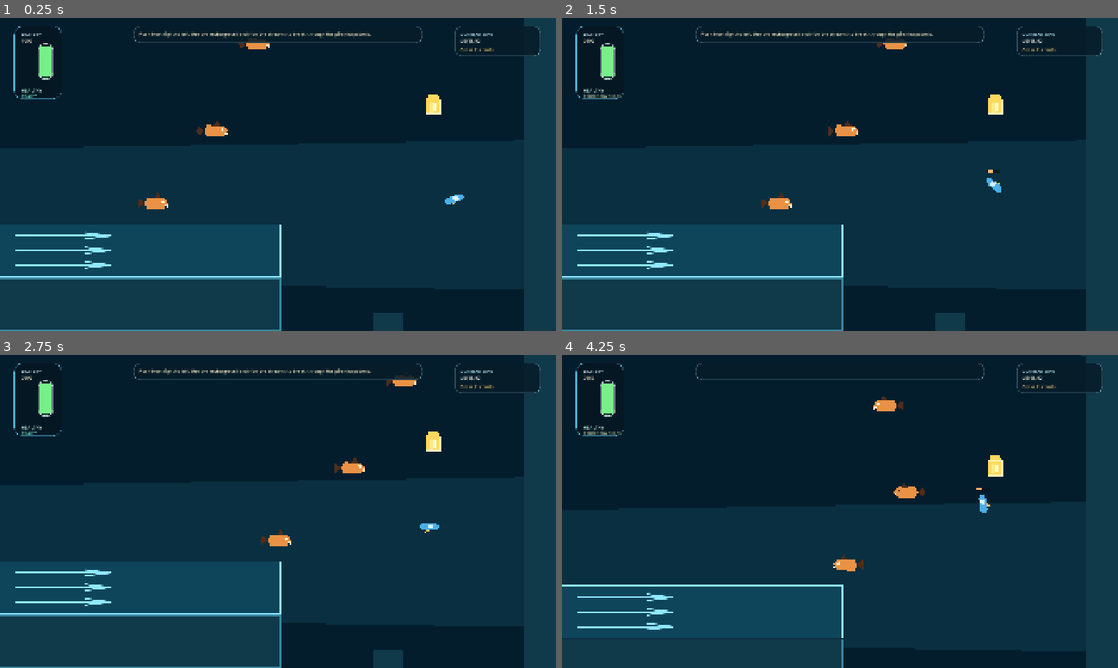
Above: before the commit, frames 1-4 (two rows, left to right).
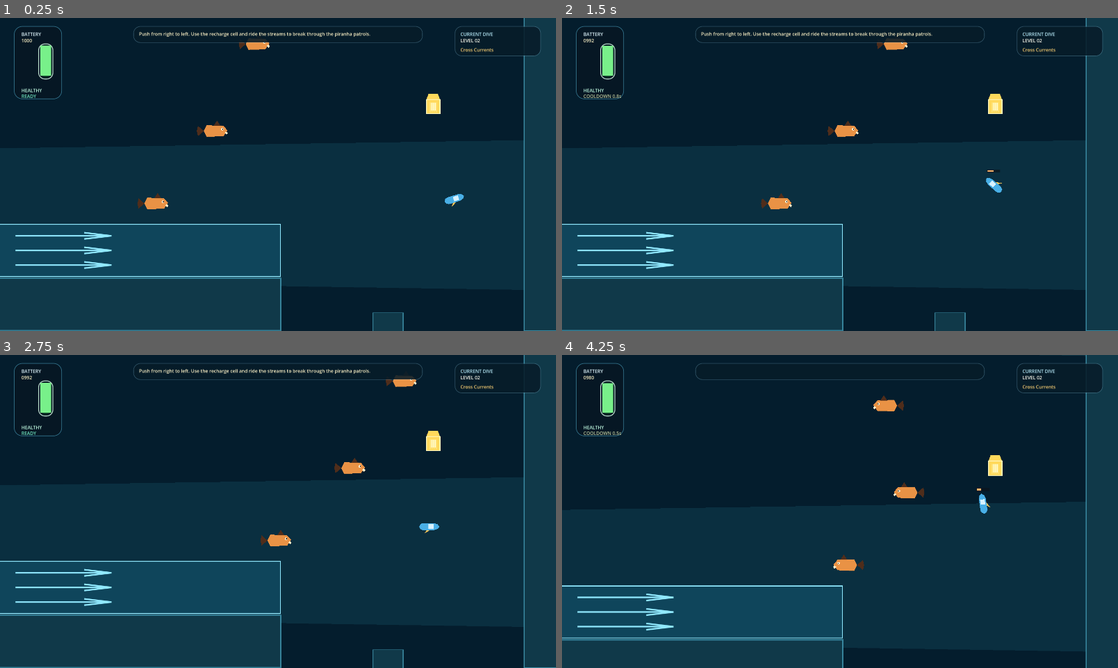
Above: after the commit, the same moments.

Repository: ashtton/scuba-rage-game
Game: Godot game, scene res://scenes/level_2.tscn
The game is run twice, just before and just after one commit, with the same random seed, the same clock (stepped at 60 frames per second) and the same inputs.
Inputs (mouse positions are in pixels of both pictures, inside the frame that each line leads up to):
- Up to frame 1 (0.25 s): no input
- Up to frame 2 (1.5 s): tap Enter at 0.5 s; move the mouse to (962, 158) at 0.52 s; tap R at 0.6 s; click (962, 158) at 0.67 s; tap Space at 0.77 s; drag from (728, 190) to (623, 249) at 1.27 s
- Up to frame 3 (2.75 s): move the mouse to (333, 442) at 2.02 s; tap R at 2.1 s; click (333, 442) at 2.17 s
- Up to frame 4 (4.25 s): drag from (812, 574) to (967, 380) at 2.77 s; move the mouse to (1006, 558) at 3.52 s; tap R at 3.6 s; click (1006, 558) at 3.67 s; tap Space at 3.77 s

The runs differ from the first frame. In frame 1, 2.6% of the frame differs, in the area x 0-100%, y 0-100%; in frame 2, 2.6%; in frame 3, 2.6%; in frame 4, 2.5%.

Commit message:
Began level 1 design, and fixed camera movement--ish

Diff:
--- a/project.godot
+++ b/project.godot
@@ -23,12 +23,11 @@
 
 window/size/viewport_width=1920
 window/size/viewport_height=1080
-window/stretch/mode="canvas_items"
-window/stretch/aspect="expand"
+window/stretch/mode="viewport"
 
 [editor_plugins]
 
-enabled=PackedStringArray("res://addons/godot_with_u/plugin.cfg")
+enabled=PackedStringArray()
 
 [physics]
 
--- a/scenes/level_01new.tscn
+++ b/scenes/level_01new.tscn
@@ -11,16 +11,8 @@
 [node name="Hazards" type="Node2D" parent="World" unique_id=455956040]
 position = Vector2(-2676, 485)
 
-[node name="L1GiantJellyCeiling" parent="World/Hazards" unique_id=1217200783 instance=ExtResource("1_vlcp2")]
-position = Vector2(1160, 1360)
-rotation = 3.1415927
-size = Vector2(980, 58)
-contact_mode = 1
-jellyfish_bounce_speed = 1180.0
-jellyfish_stun_duration = 2.5
-
 [node name="L1GiantJellyRidgeA" parent="World/Hazards" unique_id=338657896 instance=ExtResource("1_vlcp2")]
-position = Vector2(560, 1670)
+position = Vector2(4366.0005, 424.99988)
 rotation = -0.2617994
 size = Vector2(420, 52)
 contact_mode = 1
@@ -28,48 +20,25 @@
 jellyfish_stun_duration = 2.2
 
 [node name="L1GiantJellyRidgeB" parent="World/Hazards" unique_id=792541133 instance=ExtResource("1_vlcp2")]
-position = Vector2(1380, 1600)
-rotation = 0.13962634
+position = Vector2(4454.0005, -299.00024)
+rotation = -2.2899468
 size = Vector2(460, 56)
 contact_mode = 1
 jellyfish_bounce_speed = 1060.0
 jellyfish_stun_duration = 2.35
 
 [node name="L1GiantJellyRightWall" parent="World/Hazards" unique_id=1553250556 instance=ExtResource("1_vlcp2")]
-position = Vector2(2280, 1490)
+position = Vector2(4574, -476)
 rotation = 1.5358897
 size = Vector2(760, 50)
 contact_mode = 1
 jellyfish_bounce_speed = 1120.0
 jellyfish_stun_duration = 2.6
 
-[node name="L2GiantJellyFloor" parent="World/Hazards" unique_id=2097818066 instance=ExtResource("1_vlcp2")]
-position = Vector2(1340, 360)
-size = Vector2(1160, 60)
-contact_mode = 1
-jellyfish_bounce_speed = 1140.0
-jellyfish_stun_duration = 2.6
-
-[node name="L2GiantJellyCeiling" parent="World/Hazards" unique_id=1669138432 instance=ExtResource("1_vlcp2")]
-position = Vector2(1300, -220)
-rotation = 3.1415927
-size = Vector2(1180, 60)
-contact_mode = 1
-jellyfish_bounce_speed = 1120.0
-jellyfish_stun_duration = 2.45
-
 [node name="L2WallJellyLeft" parent="World/Hazards" unique_id=1922873668 instance=ExtResource("1_vlcp2")]
-position = Vector2(480, -760)
+position = Vector2(4576, 594)
 rotation = -1.6057029
 size = Vector2(520, 46)
-contact_mode = 1
-jellyfish_bounce_speed = 1020.0
-jellyfish_stun_duration = 2.1
-
-[node name="L2WallJellyRight" parent="World/Hazards" unique_id=1919335441 instance=ExtResource("1_vlcp2")]
-position = Vector2(2090, -610)
-rotation = 1.5707964
-size = Vector2(540, 46)
 contact_mode = 1
 jellyfish_bounce_speed = 1020.0
 jellyfish_stun_duration = 2.1
@@ -77,17 +46,96 @@
 [node name="Walls" type="Node2D" parent="World" unique_id=1345264029]
 
 [node name="Ceiling" parent="World/Walls" unique_id=265458051 instance=ExtResource("2_xixfx")]
-position = Vector2(1692, -112)
-size = Vector2(4000, 120)
+position = Vector2(4178, -30)
+size = Vector2(10000, 120)
 
 [node name="Floor" parent="World/Walls" unique_id=1369240518 instance=ExtResource("2_xixfx")]
-position = Vector2(1701, 1161)
-size = Vector2(4000, 120)
+position = Vector2(4137, 1092)
+size = Vector2(10000, 120)
 
 [node name="Left Wall" parent="World/Walls" unique_id=1033195109 instance=ExtResource("2_xixfx")]
-position = Vector2(87, 440)
+position = Vector2(42.999992, 519)
 rotation = -1.5606186
-size = Vector2(1000, 120)
+size = Vector2(1200, 120)
 
 [node name="Player" parent="World" unique_id=1886926597 instance=ExtResource("1_jt2hw")]
-position = Vector2(255, 829)
+position = Vector2(237, 836)
+
+[node name="Camera2D2" type="Camera2D" parent="World/Player" unique_id=1160842036]
+position = Vector2(-5, 0)
+offset = Vector2(750, -300)
+limit_left = -10000000
+limit_top = -10000000
+limit_right = 10000000
+limit_bottom = 10000000
+limit_smoothed = true
+position_smoothing_enabled = true
+position_smoothing_speed = 10.0
+drag_horizontal_enabled = true
+drag_vertical_enabled = true
+drag_left_margin = 0.0
+drag_top_margin = 0.0
+drag_right_margin = 0.0
+drag_bottom_margin = 0.0
+
+[node name="L2GiantJellyFloor2" parent="World" unique_id=1100096671 instance=ExtResource("1_vlcp2")]
+position = Vector2(2343, 1009)
+size = Vector2(1160, 60)
+contact_mode = 1
+jellyfish_bounce_speed = 1140.0
+jellyfish_stun_duration = 2.6
+
+[node name="L2GiantJellyFloor" parent="World/L2GiantJellyFloor2" unique_id=428771423 instance=ExtResource("1_vlcp2")]
+position = Vector2(1156, -2)
+size = Vector2(1160, 60)
+contact_mode = 1
+jellyfish_bounce_speed = 1140.0
+jellyfish_stun_duration = 2.6
+
+[node name="L2GiantJellyFloor2" parent="World/L2GiantJellyFloor2/L2GiantJellyFloor" unique_id=2097818066 instance=ExtResource("1_vlcp2")]
+position = Vector2(-2312, 4)
+size = Vector2(1160, 60)
+contact_mode = 1
+jellyfish_bounce_speed = 1140.0
+jellyfish_stun_duration = 2.6
+
+[node name="L2GiantJellyFloor" parent="World/L2GiantJellyFloor2/L2GiantJellyFloor" unique_id=1264788475 instance=ExtResource("1_vlcp2")]
+position = Vector2(1164, -6)
+size = Vector2(1160, 60)
+contact_mode = 1
+jellyfish_bounce_speed = 1140.0
+jellyfish_stun_duration = 2.6
+
+[node name="L2GiantJellyCeiling" parent="World" unique_id=1669138432 instance=ExtResource("1_vlcp2")]
+position = Vector2(1185, 43)
+rotation = -3.1415925
+size = Vector2(1180, 60)
+contact_mode = 1
+jellyfish_bounce_speed = 1120.0
+jellyfish_stun_duration = 2.45
+
+[node name="L2GiantJellyCeiling2" parent="World/L2GiantJellyCeiling" unique_id=968375192 instance=ExtResource("1_vlcp2")]
+position = Vector2(-2347.0002, -4.999648)
+rotation = 0.0040455153
+scale = Vector2(0.99999994, 0.99999994)
+size = Vector2(1180, 60)
+contact_mode = 1
+jellyfish_bounce_speed = 1120.0
+jellyfish_stun_duration = 2.45
+
+[node name="L2GiantJellyCeiling2" parent="World/L2GiantJellyCeiling/L2GiantJellyCeiling2" unique_id=1868210955 instance=ExtResource("1_vlcp2")]
+position = Vector2(-1180.0065, 0.7739043)
+rotation = 0.0040455153
+scale = Vector2(0.99999994, 0.99999994)
+size = Vector2(1180, 60)
+contact_mode = 1
+jellyfish_bounce_speed = 1120.0
+jellyfish_stun_duration = 2.45
+
+[node name="L2GiantJellyCeiling" parent="World/L2GiantJellyCeiling/L2GiantJellyCeiling2" unique_id=171975263 instance=ExtResource("1_vlcp2")]
+position = Vector2(1164.0029, -1.7091637)
+rotation = -0.002309458
+size = Vector2(1180, 60)
+contact_mode = 1
+jellyfish_bounce_speed = 1120.0
+jellyfish_stun_duration = 2.45
--- a/scenes/player.tscn
+++ b/scenes/player.tscn
@@ -18,10 +18,10 @@
 enabled = true
 position_smoothing_enabled = true
 position_smoothing_speed = 4.0
-limit_left = 0
-limit_top = 0
-limit_right = 2800
-limit_bottom = 1080
+limit_left = -10000000
+limit_top = -10000000
+limit_right = 10000000
+limit_bottom = 10000000
 
 [node name="AimLine" type="Line2D" parent="."]
 visible = false
